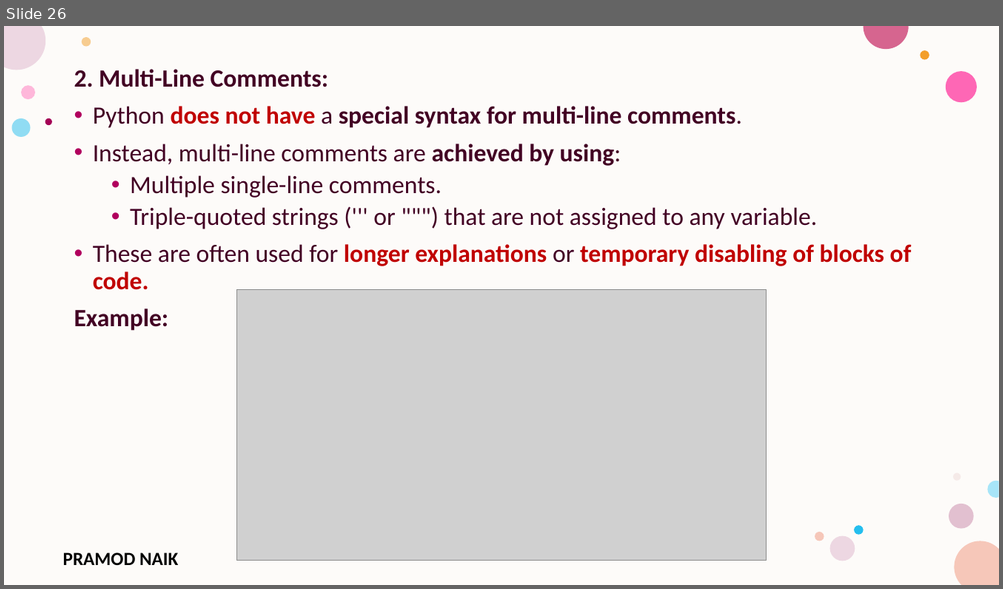
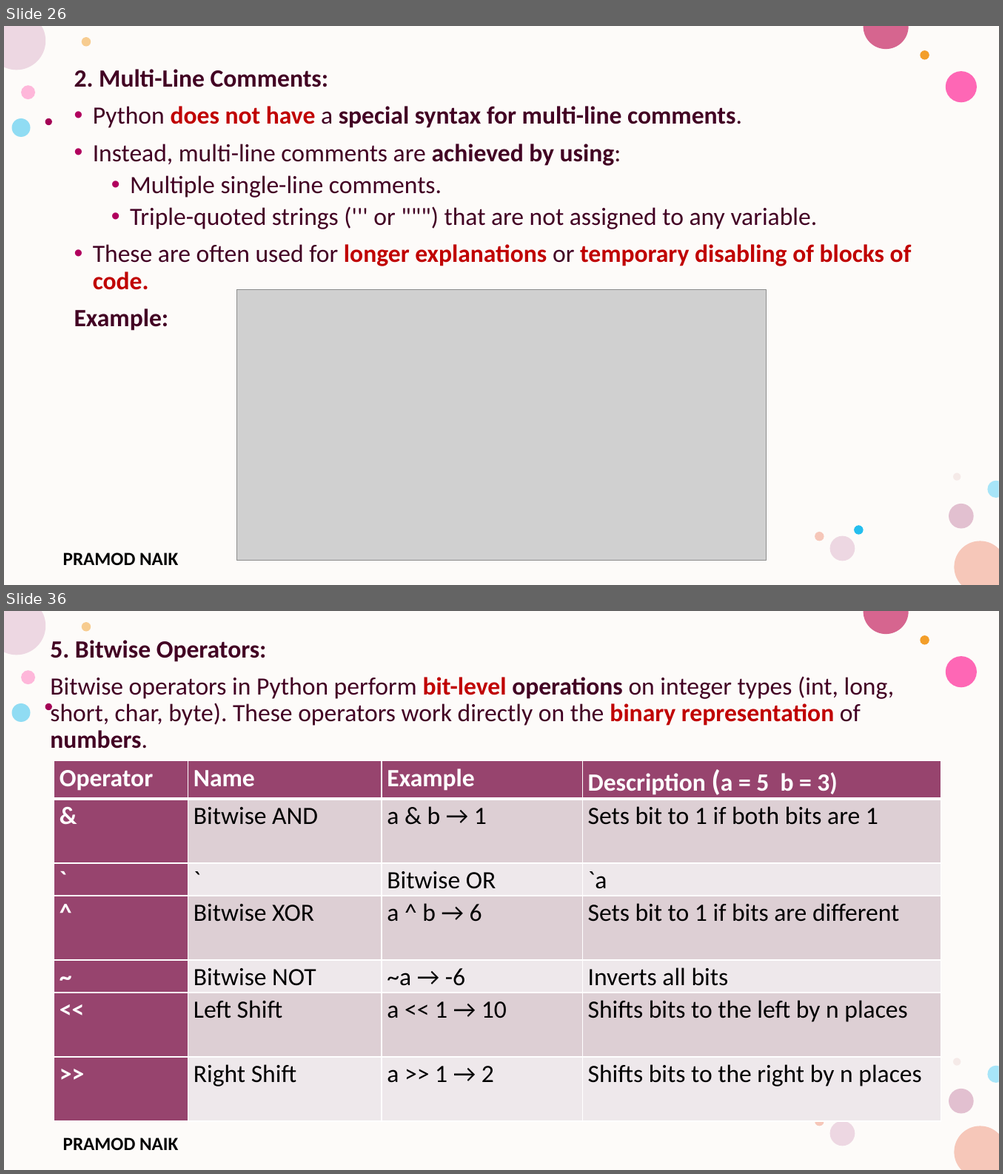
Before and after one commit to PRAMOD-VISHNU-NAIK/MCA-4th-Sem-Python-Shridevi-College, a slide deck: Theory Class-Notes/Module-1 Python Basic Concepts and Programming.pptx. Shown one above the other, each under a label of ours: slide 26 before the commit, slides 26 and 36 after it; the slides between them are not shown. The pictures are 1003x589 and 1003x1174 pixels, drawn with LibreOffice and Linux fonts; fonts in the diff are those of the drawing; grey boxes stand for pictures; background and template pictures are left out. Boxes give left, top, right and bottom in pixels: in the first picture for what was removed or moved away, otherwise in the second. Text is boxed around its words. In the diff, an @@ line names an element or a change of style, - is before the commit and + after.

```diff
--- a/Theory Class-Notes/Module-1 Python Basic Concepts and Programming.pptx
+++ b/Theory Class-Notes/Module-1 Python Basic Concepts and Programming.pptx
@@ slide 36 added at bbox=[4, 611, 999, 1170], background #FFFFFF; not listed: 17 template elements that a slide beside it also shows @@
@@ text added at bbox=[50, 640, 894, 749], 24 pt, text #420023 @@
+5. Bitwise Operators:
+Bitwise operators in Python perform bit-level operations on integer types (int, long, short, char, byte). These operators work directly on the binary representation of numbers.
@@ table added at bbox=[54, 761, 942, 1118], 7 rows, 4 columns @@
+Operator | Name | Example | Description (a = 5 b = 3)
+& | Bitwise AND | a & b → 1 | Sets bit to 1 if both bits are 1
+` | ` | Bitwise OR | `a
+^ | Bitwise XOR | a ^ b → 6 | Sets bit to 1 if bits are different
+~ | Bitwise NOT | ~a → -6 | Inverts all bits
+<< | Left Shift | a << 1 → 10 | Shifts bits to the left by n places
+>> | Right Shift | a >> 1 → 2 | Shifts bits to the right by n places
```
Also in this commit, not shown: 4 slides changed, 74 other slides added, 1 other file.
